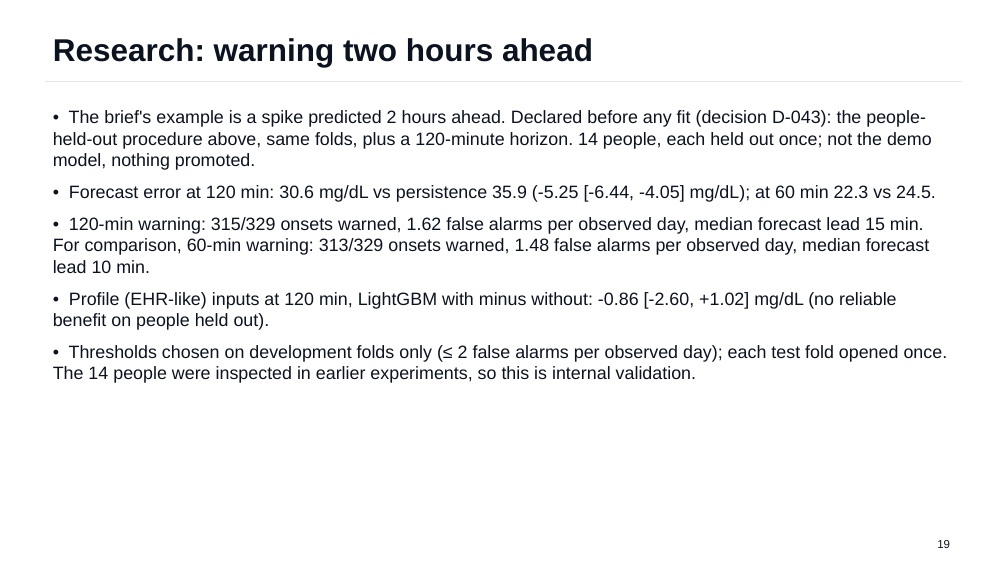
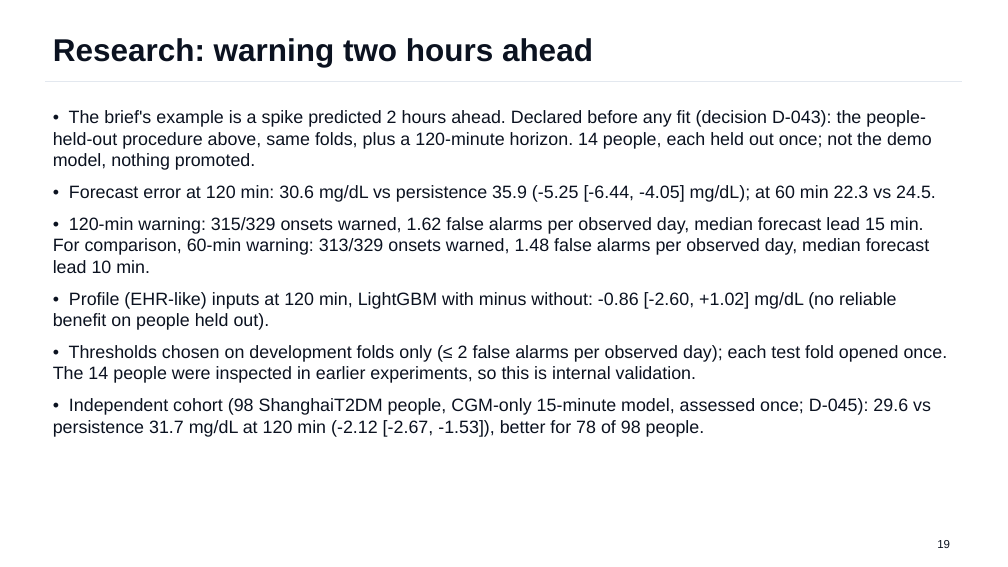
Before and after one commit to Avi36005/DigitalTwin-Challenge-Kryptonite, a slide deck: slide 19 of docs/submission/GlucoTwin_Presentation.pptx. Drawn at 1008x567 pixels with LibreOffice and Linux fonts; fonts in the diff are those of the drawing. Boxes give left, top, right and bottom in pixels: in the first picture for what was removed or moved away, otherwise in the second. Text is boxed around its words. In the diff, an @@ line names an element or a change of style, - is before the commit and + after.

```diff
--- a/docs/submission/GlucoTwin_Presentation.pptx
+++ b/docs/submission/GlucoTwin_Presentation.pptx
@@ text at (53, 398, 931, 437): paragraph added @@
+• Independent cohort (98 ShanghaiT2DM people, CGM-only 15-minute model, assessed once; D-045): 29.6 vs persistence 31.7 mg/dL at 120 min (-2.12 [-2.67, -1.53]), better for 78 of 98 people.
```
Also in this commit, not shown: 12 other files.
